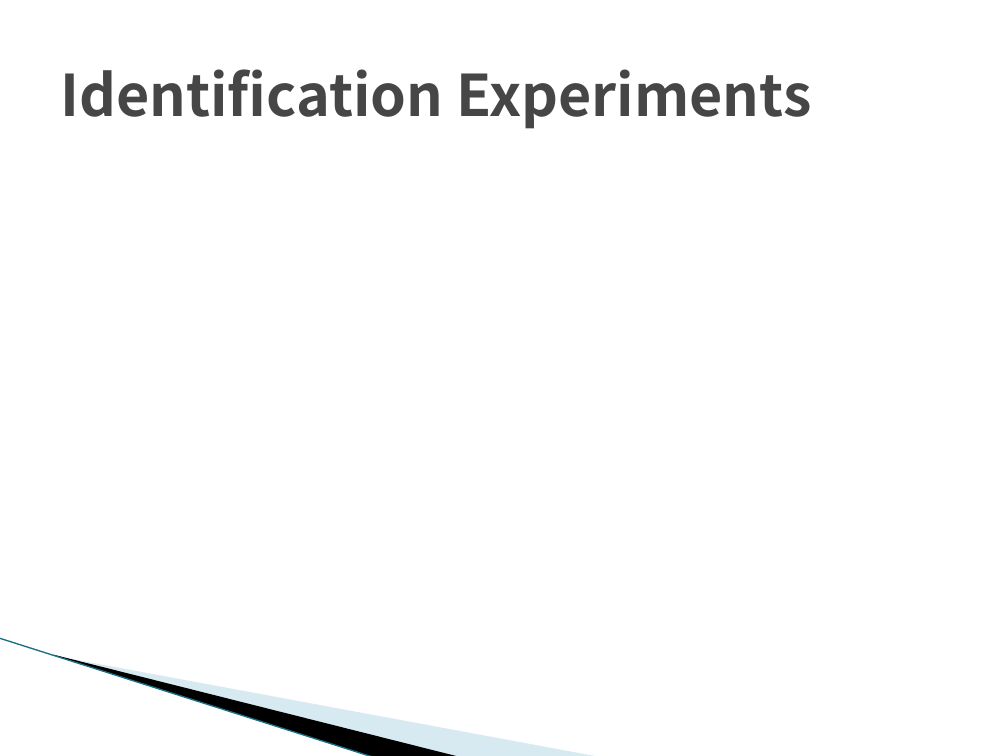
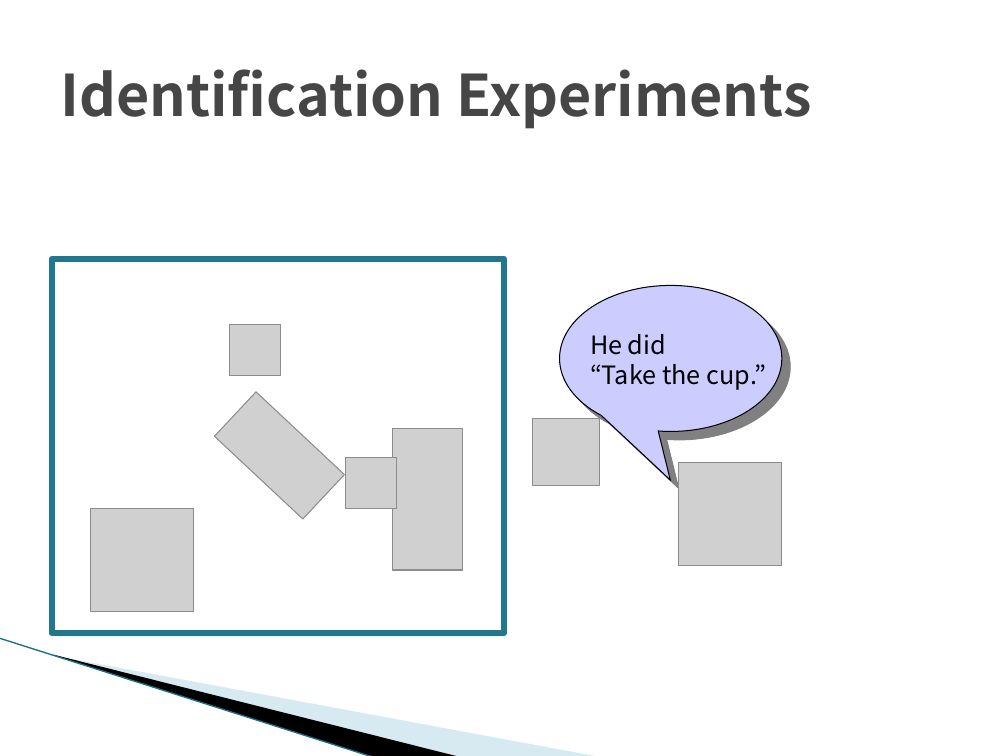
Before and after one commit to TetsuyaKomota/GitforEclipseTest, a slide deck: slide 14 of IntentionLearning/memo/Understanding Intentions(for seminar).pptx (slide 15 before the commit). Drawn at 1008x756 pixels with LibreOffice and Linux fonts; fonts in the diff are those of the drawing; grey boxes stand for pictures; background and template pictures are left out. Boxes give left, top, right and bottom in pixels: in the first picture for what was removed or moved away, otherwise in the second. Text is boxed around its words. In the diff, an @@ line names an element or a change of style, - is before the commit and + after.

```diff
--- a/IntentionLearning/memo/Understanding Intentions(for seminar).pptx
+++ b/IntentionLearning/memo/Understanding Intentions(for seminar).pptx
@@ rectangle added at box(51, 259, 504, 633), outline #21788D 4.33 pt @@
@@ freeform shape added at box(559, 285, 781, 480), fill #CCCCFF, outline #000000 0.75 pt @@
@@ picture added at box(229, 325, 280, 376) @@
@@ text added at box(590, 334, 766, 390), 18 pt, text #000000 @@
+He did
+“Take the cup.”
@@ picture added at box(214, 392, 344, 519) @@
@@ picture added at box(532, 418, 600, 486) @@
@@ picture added at box(392, 428, 463, 570) @@
@@ picture added at box(345, 457, 396, 508) @@
@@ picture added at box(678, 463, 781, 565) @@
@@ picture added at box(91, 508, 194, 611) @@
```
Also in this commit, not shown: 4 other slides changed, 7 slides added, 5 slides removed, 36 other files.
